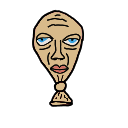
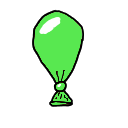
Two versions of the same layered image (w=128, h=128). Layer-by-layer changes:
added layer "Paint Layer 4" above "Paint Layer 3" over 34, 12, 64, 105
hid "Paint Layer 3" over 34, 12, 82, 105
painted on "Paint Layer 2" over 34, 12, 82, 105
painted on "Copy of Paint Layer 2" over 34, 12, 82, 105
